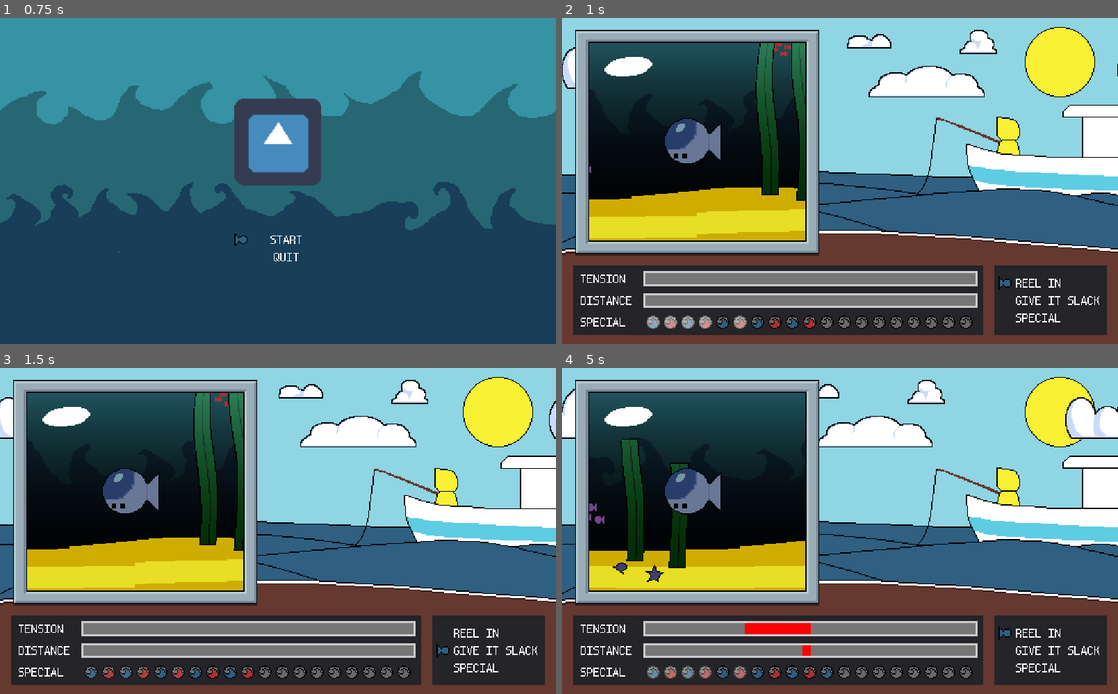
Above: before the commit, frames 1-4 (two rows, left to right).
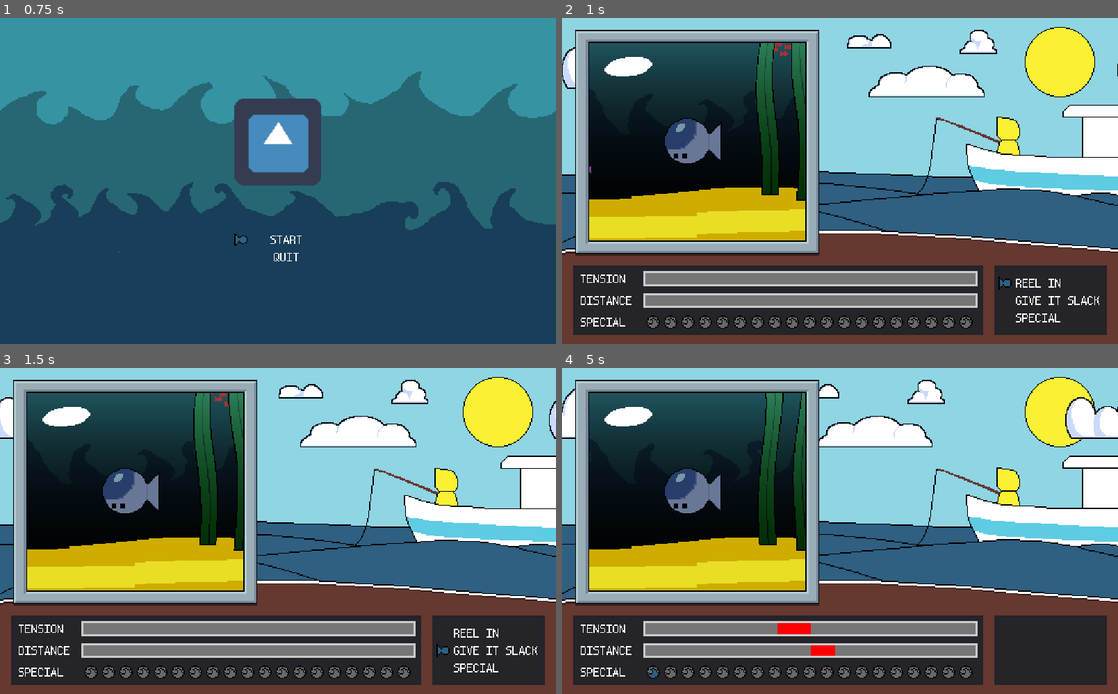
Above: after the commit, the same moments.

Repository: TateKennington/Battle-Fish-Saga
Game: Godot game, scene res://GUI/MainMenu.tscn
Two runs of this game, one before a commit and one after it. Both use one fixed random seed, a clock stepped at 60 frames per second and the inputs below. The engine's default icon, where the game draws it, is replaced by a stand-in: a white triangle on a blue panel in a dark square.
Inputs:
- Up to frame 1 (0.75 s): tap Enter at 0.5 s; hold Up from 0.53 s (still down)
- Up to frame 2 (1 s): keep holding Up; tap Space at 0.77 s
- Up to frame 3 (1.5 s): release Up at 1.28 s; hold Down from 1.28 s (still down)
- Up to frame 4 (5 s): tap Space at 1.52, 3.02, 3.77, 4.52 s; release Down at 2.03 s; hold Up 2.03-3.53 s; hold Down from 3.53 s (still down)

Frame 1 is identical in both runs. In frame 2, 0.5% of the frame differs, in the area x 15-46%, y 91-96%; in frame 3, 0.3%; in frame 4, 6.4%, in the area x 4-97%, y 7-96%.

Commit message:
Start working on special moves

Diff:
--- a/GUI/BattleGUI.gd
+++ b/GUI/BattleGUI.gd
@@ -20,15 +20,15 @@
 func set_moves_list(moves: Dictionary):
 	moves_list = moves;
 	current_menu = "basics"
-	moves_list["basics"].append('special');
-	moves_list["specials"].append('back');
+	moves_list["basics"].append({ 'name': 'special'});
+	moves_list["specials"].append({ 'name':'back' });
 	update_menu();
 
 func update_menu():
 	menu.clear();
 	for move in moves_list[current_menu]:
 		print(move)
-		menu.add_move(move)
+		menu.add_move(move.name)
 
 func set_tension(tension: float):
 	tension_bar.set_value(tension)
@@ -37,14 +37,25 @@
 	distance_bar.set_value(distance)
 
 func select_move(index: int):
-	if moves_list[current_menu][index] == "special":
+	var current_move = moves_list[current_menu][index]
+	if current_move.name == "special":
 		change_menu("specials")
 		return;
-	if moves_list[current_menu][index] == "back":
+	if current_move.name == "back":
 		change_menu("basics")
 		return
 	deactivate();
+	if 'tension_cost' in current_move || 'slack_cost' in current_move:
+		special_bar.spend(current_move.tension_cost, current_move.slack_cost)
+	special_bar.clear_cost()
 	emit_signal("choose_move", current_menu, index);
+
+func hover_move(index: int):
+	var current_move = moves_list[current_menu][index]
+	if 'tension_cost' in current_move || 'slack_cost' in current_move:
+		special_bar.show_cost(current_move.tension_cost, current_move.slack_cost)
+		return;
+	special_bar.clear_cost()
 
 func activate():
 	menu.set_process_input(true);
--- a/GUI/BattleGUI.tscn
+++ b/GUI/BattleGUI.tscn
@@ -126,4 +126,5 @@
 margin_top = 32.0
 margin_right = 51.0
 margin_bottom = 32.0
+[connection signal="hovered" from="Panel/CenterContainer/Menu" to="." method="hover_move"]
 [connection signal="selected" from="Panel/CenterContainer/Menu" to="." method="select_move"]
--- a/GUI/Components/SpecialBar/SpecialBar.gd
+++ b/GUI/Components/SpecialBar/SpecialBar.gd
@@ -4,10 +4,6 @@
 
 func _ready():
 	clear();
-	for i in range(5):
-		push_special(Special_Counter.State.Slack)
-		push_special(Special_Counter.State.Tense)
-	show_cost(3, 2)
 
 func push_special(special: int):
 	get_child(current_index).current_state = special;
@@ -47,6 +43,10 @@
 			print("Animating")
 		print(current_index, num_tension, num_slack)
 
+func clear_cost():
+	for child in get_children():
+		child.stop_animation()
+
 func clear():
 	for child in get_children():
 		child.current_state = Special_Counter.State.Inactive
--- a/GUI/Menu.gd
+++ b/GUI/Menu.gd
@@ -4,6 +4,7 @@
 class_name Menu
 
 signal selected(index)
+signal hovered(index)
 
 onready var move_label = preload("res://GUI/Components/MenuItem/MenuItem.tscn");
 
@@ -26,7 +27,7 @@
 			emit_signal("selected", active)
 		active = clamp(active, 0, get_child_count() - 1)
 		update_items()
-		print(active)
+		emit_signal("hovered", active)
 
 func update_items():
 	if active < top:
--- a/Player/Abilities/Ability.gd
+++ b/Player/Abilities/Ability.gd
@@ -7,3 +7,9 @@
 
 func get_name() -> String:
 	return name;
+
+func get_tension_cost():
+	return 0
+
+func get_slack_cost():
+	return 0
--- a/Player/Player.gd
+++ b/Player/Player.gd
@@ -13,9 +13,17 @@
 		"specials": []
 	};
 	for basic in abilities.get_node("basics").get_children():
-		result["basics"].push_back(basic.get_name().to_lower())
+		var move = {
+			"name": basic.get_name().to_lower()
+		}
+		result["basics"].push_back(move)
 	for special in abilities.get_node("specials").get_children():
-		result["specials"].push_back(special.get_name().to_lower())
+		var move = {
+			"name": special.get_name().to_lower(),
+			"tension_cost": special.get_tension_cost(),
+			"slack_cost": special.get_slack_cost(),
+		}
+		result["specials"].push_back(move)
 	return result;
 
 func get_animations_list() -> Array:
--- a/Player/Player.tscn
+++ b/Player/Player.tscn
@@ -1,12 +1,10 @@
-[gd_scene load_steps=5 format=2]
+[gd_scene load_steps=6 format=2]
 
 [ext_resource path="res://Player/Player.gd" type="Script" id=1]
 [ext_resource path="res://Player/Abilities/ReelIn/ReelIn.gd" type="Script" id=2]
 [ext_resource path="res://Player/Abilities/GiveItSlack/GiveItSlack.gd" type="Script" id=3]
 [ext_resource path="res://Player/Player.png" type="Texture" id=4]
-
-
-
+[ext_resource path="res://Player/Test.gd" type="Script" id=5]
 
 [node name="Player" type="Node2D"]
 script = ExtResource( 1 )
@@ -25,3 +23,6 @@
 script = ExtResource( 3 )
 
 [node name="specials" type="Node2D" parent="Abilities"]
+
+[node name="Test" type="Node2D" parent="Abilities/specials"]
+script = ExtResource( 5 )
--- /dev/null
+++ b/Player/Test.gd
@@ -0,0 +1,10 @@
+extends "res://Player/Abilities/Ability.gd"
+
+func ability():
+	emit_signal("move", 20, 20, get_name().to_lower())
+
+func get_name():
+	return "Reel In"
+
+func get_tension_cost():
+	return 1;
Not shown: 21 places in GUI/Components/SpecialBar/SpecialBar.tscn that only renumber resources
